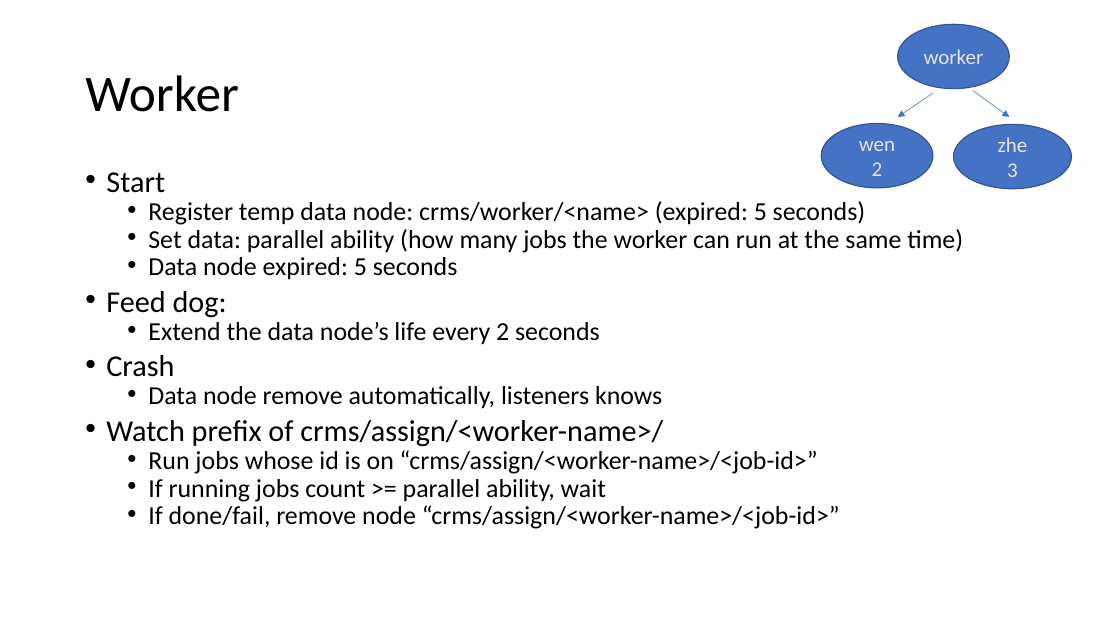
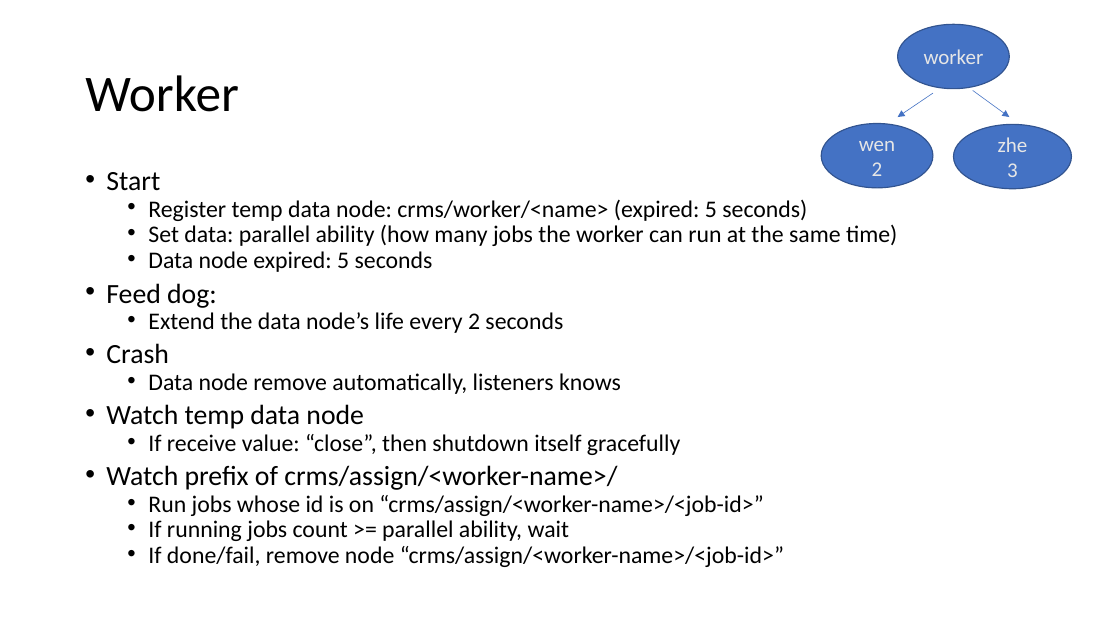
Before and after one commit to 465583030/GoCRMS, a slide deck: slide 4 of doc/GoCRMS.pptx. Drawn at 1120x630 pixels with LibreOffice and Linux fonts; fonts in the diff are those of the drawing. Boxes give left, top, right and bottom in pixels: in the first picture for what was removed or moved away, otherwise in the second. Text is boxed around its words. In the diff, an @@ line names an element or a change of style, - is before the commit and + after.

```diff
--- a/doc/GoCRMS.pptx
+++ b/doc/GoCRMS.pptx
@@ text at (x1=106, y1=172, x2=897, y2=567): size 25.9 to 23.8 pt in "Start", "Feed dog:", "Crash", "Watch prefix of crms/assign/<worker-name>/"; size 22.2 to 20.4 pt in "Register temp data node: crms/worker/<name> (expired: 5 ...", "Set data: parallel ability (how many jobs ...", "Data node expired: 5 seconds", "Extend the data node’s life every 2 ..." and 4 more places @@
@@ text at (x1=106, y1=404, x2=681, y2=455): paragraphs added @@
+• Watch temp data node
+  • If receive value: “close”, then shutdown itself gracefully
```
Also in this commit, not shown: 7 other slides changed, 1 slide added, 7 other files.
